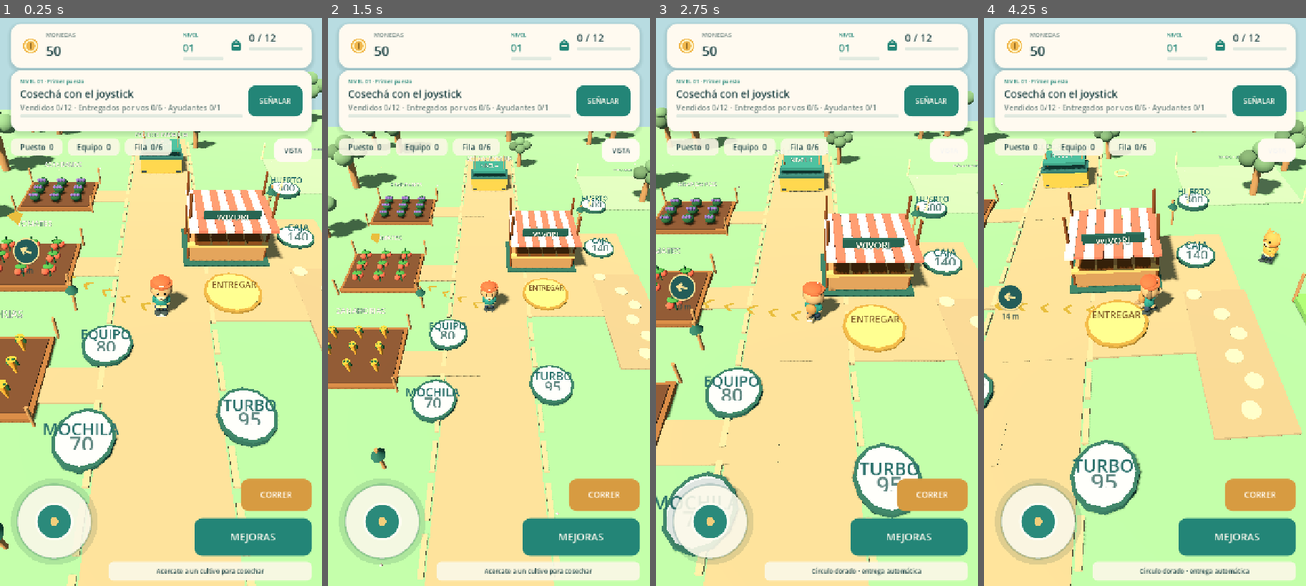
Above: before the commit, frames 1-4 (left to right).
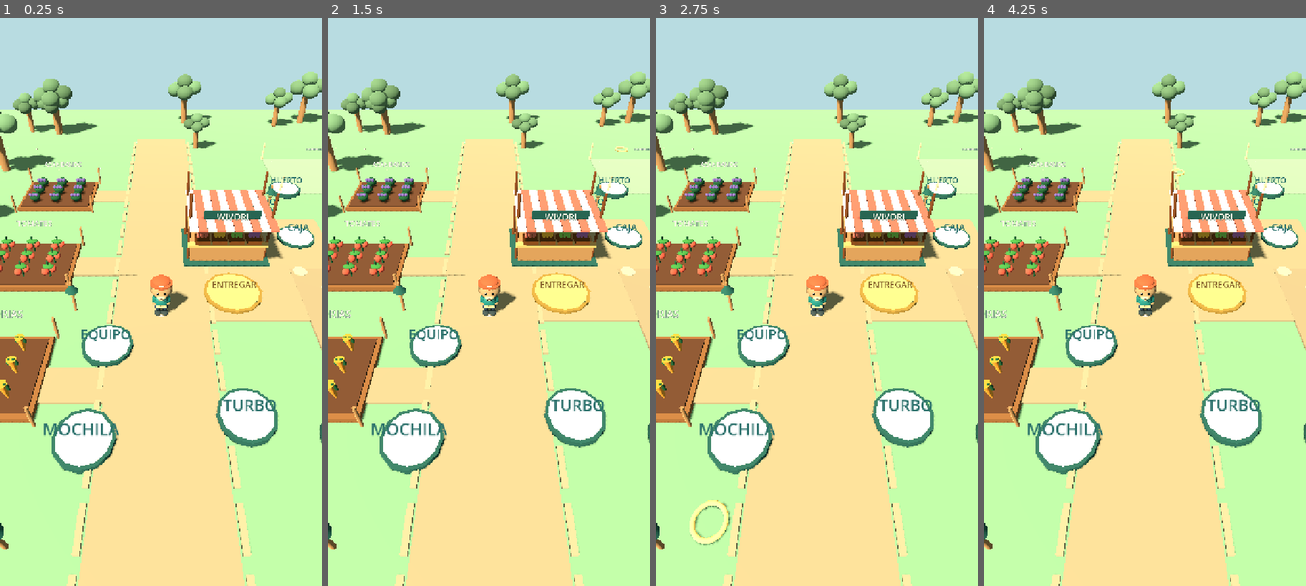
Above: after the commit, the same moments.

Repository: alejandropemamartinez-crypto/WivoriTrails
Game: Godot game, scene res://Main.tscn
The game is run twice, just before and just after one commit, with the same random seed, the same clock (stepped at 60 frames per second) and the same inputs.
Inputs (mouse positions are in pixels of both pictures, inside the frame that each line leads up to):
- Up to frame 1 (0.25 s): no input
- Up to frame 2 (1.5 s): click (601, 103) at 0.5 s, where only the run before the commit has a clickable "SEÑALAR"; click (621, 148) at 1.25 s, where only the run before the commit has a clickable "VISTA"
- Up to frame 3 (2.75 s): tap Enter at 2 s; drag from (710, 523) to (849, 171) at 2.02 s
- Up to frame 4 (4.25 s): drag from (1080, 330) to (1128, 415) at 2.77 s; move the mouse to (1177, 171) at 3.52 s; hold D from 3.53 s (still down); click (1177, 171) at 3.67 s

The runs differ from the first frame. In frame 1, 31% of the frame differs, in the area x 0-100%, y 1-100%; in frame 2, 57%; in frame 3, 65%; in frame 4, 85%.
Error after the commit: Parse Error: Cannot infer the type of "ring" variable because the value doesn't have a set type. (res://scripts/town_builder.gd:29)

Commit message:
Integrate construction camera, village save/economy and animated harvest-delivery-income feedback

Diff:
--- a/scripts/game.gd
+++ b/scripts/game.gd
@@ -7,6 +7,7 @@
 const DirectorScript = preload("res://scripts/market_director.gd")
 const TrailScript = preload("res://scripts/trail_guide.gd")
 const RunScript = preload("res://scripts/market_run.gd")
+const TownScript = preload("res://scripts/town_builder.gd")
 const SAVE_PATH = "user://wivori_trails_save.json"
 const MAX_HELPERS := 12
 const BASE_SPEED := 6.8
@@ -80,6 +81,7 @@
 var checkout_level := 0
 var director
 var run
+var town: WivoriTown
 var manual_delivered := 0
 var marker_time := 0.0
 var trail
@@ -114,6 +116,7 @@
 	_setup_sounds()
 	director=DirectorScript.new(self)
 	run=RunScript.new(self)
+	town=TownScript.new(); town.g=self; add_child(town)
 	_load_progress()
 	camera_follow=player.position
 	_update_camera(1.0)
@@ -296,6 +299,13 @@
 		var d: float=player.position.distance_squared_to(crop["node"].global_position)+(0 if crop["ready"] else 100)
 		if d<closest:closest=d; target=crop["node"].global_position
 	return target
+
+func _toggle_build_mode() -> void:
+	if shop_panel.visible:_toggle_shop()
+	town.toggle_mode()
+
+func _build_town(kind: String) -> void:
+	town.build(kind)
 
 func _toggle_camera_view() -> void:
 	camera_distance=1.0 if camera_distance>1.15 else 1.38
@@ -544,8 +554,10 @@
 	return ""
 
 func _record_sale(amount: int, income: int) -> void:
+	income+=town.income_bonus(income) if town!=null else 0
 	coins+=income
 	earned+=income
+	if hud!=null and hud.root!=null:hud.animate_income(income,camera.unproject_position(Vector3(4,2,-1)))
 	sold+=amount
 	quest_level=maxi(quest_level,int(sold/20)+1)
 
@@ -581,6 +593,7 @@
 	world.update_pier_shipment(shipment["kind"],shipment["amount"],shipment["remaining"],SHIPMENT_DURATION)
 
 func _process_player(delta: float) -> void:
+	if town!=null and town.in_build_mode:return
 	var pad := input_stick.axis
 	var keyboard := Vector2.ZERO
 	if Input.is_key_pressed(KEY_A) or Input.is_key_pressed(KEY_LEFT): keyboard.x-=1
@@ -613,6 +626,7 @@
 
 	if drop_wait<=0 and run.deliver_contract()>0:drop_wait=.6
 	if drop_wait<=0 and _total_bag()>0 and player.position.distance_to(Vector3(4,0,2.5))<2.5:
+		_spawn_delivery_fx(_total_bag())
 		for resource in stash.keys():
 			manual_delivered+=stash[resource]
 			delivered+=stash[resource]
@@ -631,6 +645,28 @@
 	else:
 		hint_label.text="Tu puesto vende automáticamente"
 
+func _spawn_delivery_fx(amount: int) -> void:
+	var colors: Array=[Color("#e46d50"),Color("#f2b958"),Color("#947dc2")]
+	for i in range(mini(9,amount)):
+		var ball:=MeshInstance3D.new(); var mesh:=SphereMesh.new(); mesh.radial_segments=8; mesh.rings=4
+		ball.mesh=mesh; ball.scale=Vector3.ONE*.20; add_child(ball)
+		var mat:=StandardMaterial3D.new(); mat.albedo_color=colors[i%colors.size()]; ball.material_override=mat
+		ball.position=player.position+Vector3(0,1.5,-.3)
+		var offset:=Vector3(float(i%3-1)*.6,.6+float(i/3)*.25,float(i%3)*.25)
+		var tween:=create_tween().set_parallel(true)
+		tween.tween_property(ball,"position",Vector3(4,1.4,2.5)+offset,.42+float(i%4)*.06).set_trans(Tween.TRANS_QUAD).set_ease(Tween.EASE_OUT)
+		tween.tween_property(ball,"scale",Vector3.ZERO,.59)
+		tween.chain().tween_callback(ball.queue_free)
+	_float_activity(Vector3(4,0,2.5),"+%d productos" % amount,Color("#348e81"))
+
+func _float_activity(at: Vector3, message: String, tint: Color) -> void:
+	var badge:=world.make_label(self,message,at+Vector3(0,2.6,0),39)
+	badge.modulate=tint; badge.pixel_size=.009
+	var tween:=create_tween().set_parallel(true)
+	tween.tween_property(badge,"position",badge.position+Vector3(0,1.8,0),.9)
+	tween.tween_property(badge,"modulate:a",0.0,.9)
+	tween.chain().tween_callback(badge.queue_free)
+
 func _spawn_pickup_fx(at: Vector3, kind: String) -> void:
 	# Rising pickup is world-space, rather than a change in an inventory counter only.
 	var item := MeshInstance3D.new()
@@ -647,6 +683,7 @@
 	item.material_override = mat
 	item.position = at+Vector3(0,.55,0)
 	add_child(item)
+	_float_activity(at,"+1",mat.albedo_color)
 	var tween := create_tween()
 	tween.set_parallel(true)
 	tween.tween_property(item,"position",player.position+Vector3(0,2.15,0),.45).set_trans(Tween.TRANS_QUAD).set_ease(Tween.EASE_OUT)
@@ -654,6 +691,13 @@
 	tween.chain().tween_callback(item.queue_free)
 
 func _update_camera(delta: float) -> void:
+	if town!=null and town.in_build_mode:
+		var city_center:=Vector3(-2,0,1)
+		camera_follow=camera_follow.lerp(city_center,1.0-exp(-4*delta))
+		var overview:=camera_follow+Vector3(0,38,34)
+		camera.position=camera.position.lerp(overview,1.0-exp(-5*delta))
+		camera.look_at(camera_follow,Vector3.UP)
+		return
 	# Follow the player's actual movement. Lead in the walk direction, never drift off screen.
 	var smooth := 1.0-exp(-6.0*delta)
 	var desired_lead := last_player_heading * 1.25 if player.walk_amount > .12 else Vector3.ZERO
@@ -674,13 +718,13 @@
 	_process_helpers(delta)
 	_process_customers(delta)
 	_process_shipping(delta)
-	if not shop_panel.visible:run.tick(delta)
+	if not shop_panel.visible and not town.in_build_mode:run.tick(delta)
 	director.tick(delta)
 	_update_camera(delta)
 	customers_timer-=delta
 	if customers_timer<=0:
 		_spawn_customer()
-		customers_timer=maxf(2.7,3.4-float(quest_level-1)*.08)
+		customers_timer=maxf(1.7,(3.4-float(quest_level-1)*.08)*town.customer_interval_factor())
 	display_timer-=delta
 	if display_timer<=0:
 		_refresh_ui()
@@ -698,6 +742,11 @@
 	if cash_sfx.stream: cash_sfx.play()
 
 func _unhandled_input(event: InputEvent) -> void:
+	if town!=null and town.in_build_mode:
+		if event is InputEventKey and event.pressed and event.keycode==KEY_ESCAPE:_toggle_build_mode()
+		elif event is InputEventScreenTouch and event.pressed:_choose_plot(event.position)
+		elif event is InputEventMouseButton and event.pressed and event.button_index==MOUSE_BUTTON_LEFT:_choose_plot(event.position)
+		return
 	if shop_panel != null and shop_panel.visible:
 		if event is InputEventKey and event.pressed and event.keycode==KEY_ESCAPE: _toggle_shop()
 		return
@@ -713,6 +762,14 @@
 			_set_tap_goal(event.position)
 	if event is InputEventKey and event.pressed and event.keycode==KEY_ESCAPE:
 		if shop_panel.visible:_toggle_shop()
+
+func _choose_plot(screen_position: Vector2) -> void:
+	var origin:=camera.project_ray_origin(screen_position)
+	var ray:=camera.project_ray_normal(screen_position)
+	if ray.y>=-.001:return
+	var distance:=-origin.y/ray.y
+	if distance<0 or distance>200:return
+	town.select_at(origin+ray*distance)
 
 func _set_tap_goal(screen_position: Vector2) -> void:
 	guide_override={}
@@ -755,7 +812,7 @@
 		"pier_owned":pier_owned,"player_pos":[player.position.x,player.position.z],"helpers":workers,
 		"crops":crops,"shipment":shipment,"shipments_completed":shipments_completed,"camera_distance":camera_distance,
 		"checkout_level":checkout_level,"announced_upgrades":director.announced.keys(),
-		"manual_delivered":manual_delivered,"run":run.save_state()}
+		"manual_delivered":manual_delivered,"run":run.save_state(),"town":town.save_state()}
 
 func _save_progress() -> bool:
 	var success := SaveStore.write_data(save_path,_save_data())
@@ -818,6 +875,7 @@
 	shipments_completed=int(SaveStore.number(data,"shipments_completed",0,0,10000000))
 	manual_delivered=int(SaveStore.number(data,"manual_delivered",0,0,10000000))
 	run.load_state(data["run"] if data.get("run") is Dictionary else {})
+	town.load_state(data["town"] if data.get("town") is Dictionary else {})
 	world.update_pier_shipment(shipment["kind"],shipment["amount"],shipment["remaining"],SHIPMENT_DURATION)
 	player.set_carry(_total_bag())
 
